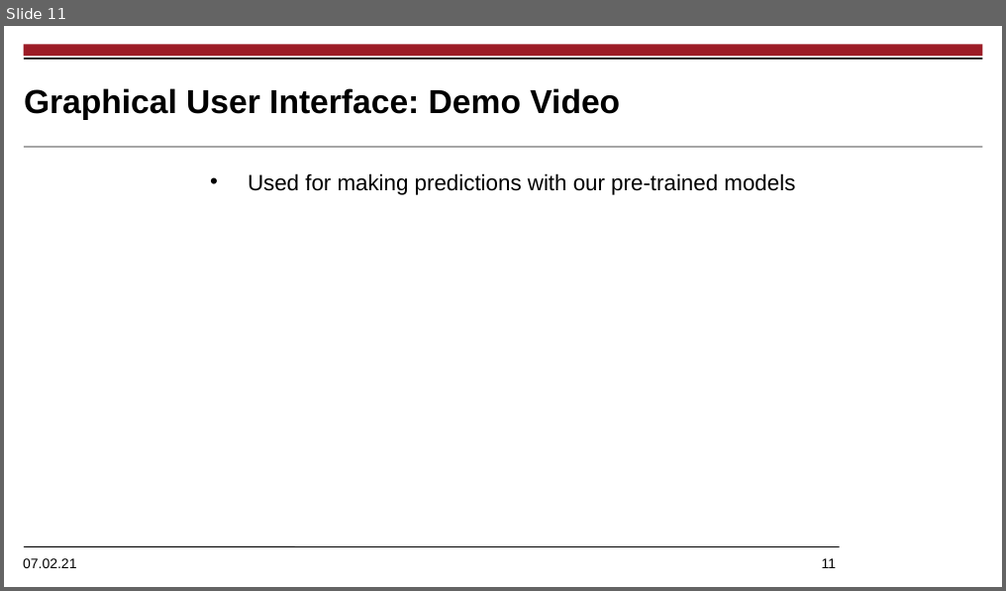
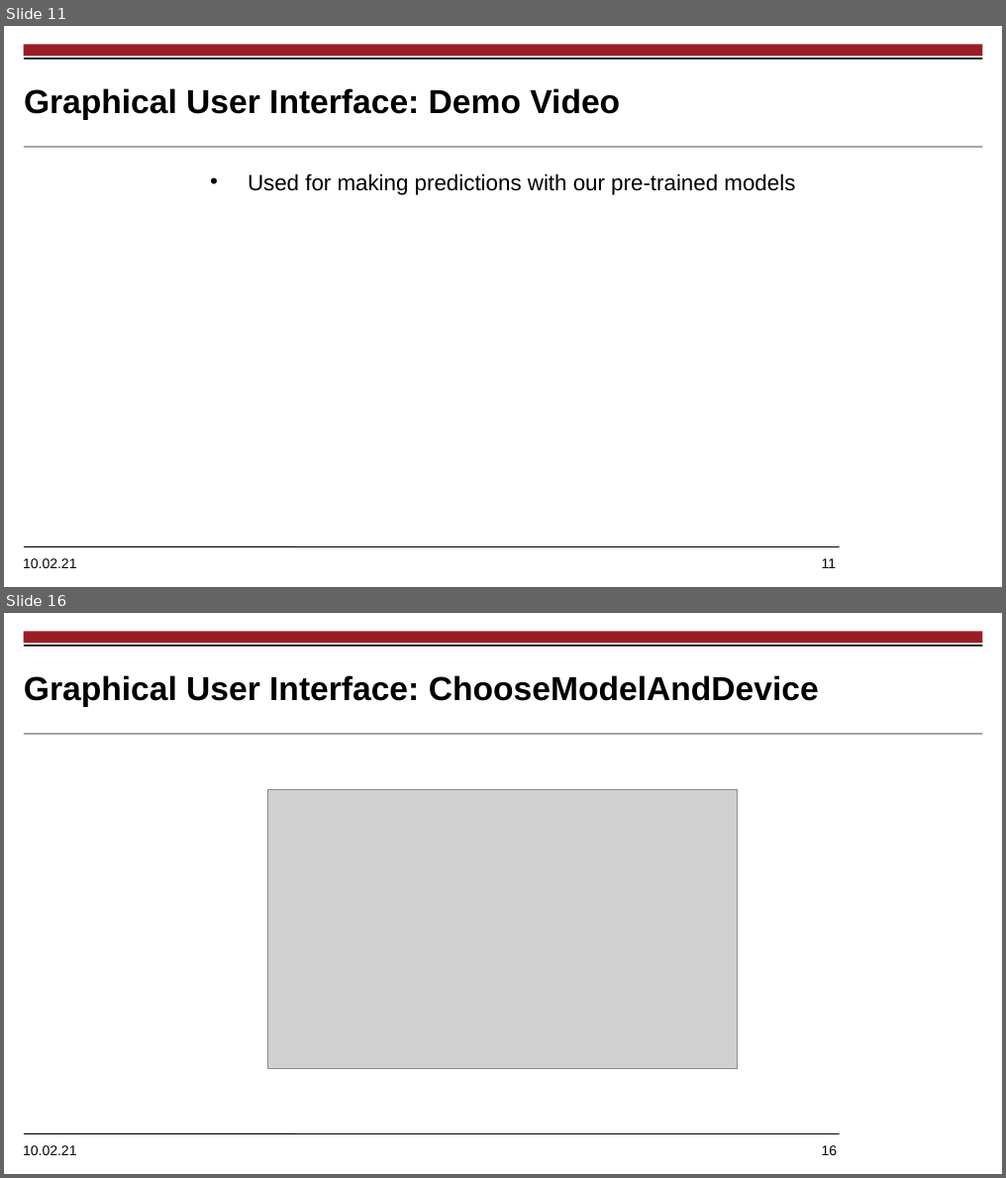
Before and after one commit to amrane99/CAI-Classification, a slide deck: docs/presentation/SurgeryRecognitionTool.pptx. Shown one above the other, each under a label of ours: slide 11 before the commit, slides 11 and 16 after it; the slides between them are not shown. The pictures are 1006x591 and 1006x1178 pixels, drawn with LibreOffice and Linux fonts; fonts in the diff are those of the drawing; grey boxes stand for pictures; background and template pictures are left out. Boxes give left, top, right and bottom in pixels: in the first picture for what was removed or moved away, otherwise in the second. Text is boxed around its words. In the diff, an @@ line names an element or a change of style, - is before the commit and + after.

```diff
--- a/docs/presentation/SurgeryRecognitionTool.pptx
+++ b/docs/presentation/SurgeryRecognitionTool.pptx
@@ slide 16 added at <box>4,613,1002,1174</box>, background #FFFFFF; not listed: 5 template elements that a slide beside it also shows @@
@@ title added at <box>24,675,819,707</box>, 24 pt, text #000000, bold @@
+Graphical User Interface: ChooseModelAndDevice
@@ picture added at <box>268,789,738,1069</box> @@
@@ text at <box>23,559,836,569</box>: text changed @@
-07.02.21 11
+10.02.21 11
```
Also in this commit, not shown: 10 other slides added, 3 slides removed, 20 other files.
